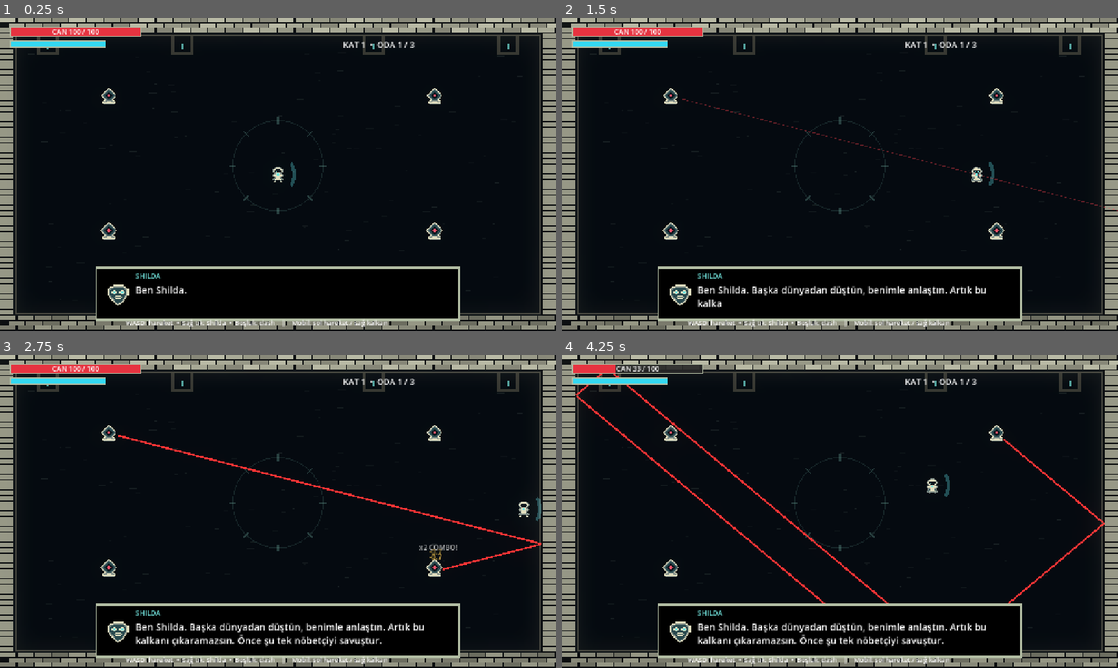
Above: before the commit, frames 1-4 (two rows, left to right).
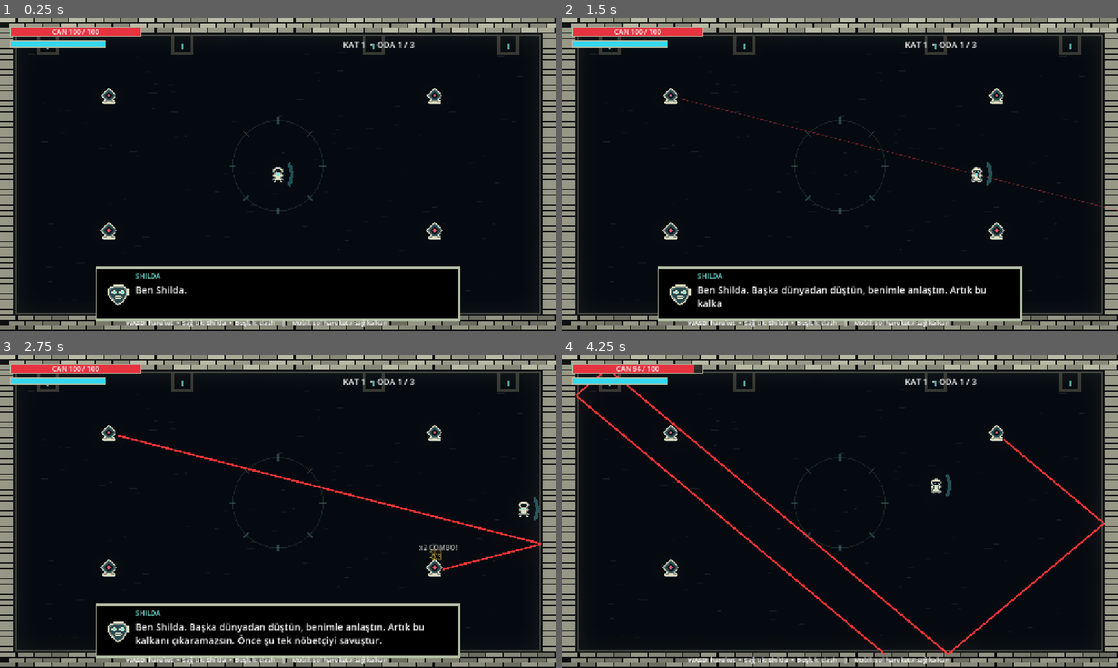
Above: after the commit, the same moments.

Repository: jagwey/Mirror-Soul
Game: Godot game, scene res://scenes/TestDungeon.tscn
The game is run twice, just before and just after one commit, with the same random seed, the same clock (stepped at 60 frames per second) and the same inputs.
Inputs (mouse positions are in pixels of both pictures, inside the frame that each line leads up to):
- Up to frame 1 (0.25 s): no input
- Up to frame 2 (1.5 s): tap Enter at 0.5 s; move the mouse to (962, 158) at 0.52 s; hold D 0.53-1.25 s; click (962, 158) at 0.67 s; tap Space at 0.77 s; drag from (728, 190) to (984, 174) at 1.27 s
- Up to frame 3 (2.75 s): move the mouse to (333, 442) at 2.02 s; hold D from 2.03 s (still down); click (333, 442) at 2.17 s
- Up to frame 4 (4.25 s): release D at 2.75 s; drag from (812, 574) to (673, 464) at 2.77 s; move the mouse to (1006, 558) at 3.52 s; hold A from 3.53 s (still down); click (1006, 558) at 3.67 s; tap Space at 3.77 s

The runs differ from the first frame. In frame 1, less than 0.1% of the frame differs, in the area x 51-54%, y 46-54%; in frame 2, less than 0.1%; in frame 3, less than 0.1%; in frame 4, 4.3%, in the area x 9-83%, y 3-97%.

Commit message:
Implement telekinetic mirror combat

Diff:
--- a/scripts/Enemy.gd
+++ b/scripts/Enemy.gd
@@ -20,6 +20,7 @@
 var _pool: ProjectilePool
 var _next_damage_label_ms := 0
 var _dying := false
+var _knockback := Vector2.ZERO
 
 func _ready() -> void:
 	add_to_group("Enemy")
@@ -43,7 +44,16 @@
 	art.pixel_size = 2.5 if enemy_type == 0 else 4.0
 	add_child(art)
 
+func knockback(v: Vector2) -> void:
+	_knockback = v
+
 func _physics_process(delta: float) -> void:
+	if _dying:
+		return
+	if _knockback != Vector2.ZERO:
+		velocity = _knockback
+		move_and_slide()
+		_knockback = _knockback.move_toward(Vector2.ZERO, 1500.0 * delta)
 	if not is_instance_valid(_player) or _player.dead:
 		return
 	_timer -= delta
@@ -91,7 +101,12 @@
 		_dying = true
 		_show_feedback("✦", Color(1.0, 0.3, 0.2))
 		died.emit()
-		queue_free()
+		modulate = Color(3, 3, 3)
+		_warning.hide()
+		for child in get_children():
+			if child is CollisionShape2D:
+				child.set_deferred("disabled", true)
+		get_tree().create_timer(0.06, true, false, true).timeout.connect(queue_free)
 
 func _show_feedback(message: String, color: Color) -> void:
 	var scene := get_tree().current_scene
--- a/scripts/LaserBeam.gd
+++ b/scripts/LaserBeam.gd
@@ -15,12 +15,15 @@
 var _ray := RayCast2D.new()
 var _lines: Array[Line2D] = []
 var _burst_hits: Dictionary = {}
+var _last_shields: Array[Node] = []
 
 func _ready() -> void:
 	add_to_group("CombatLaser")
 	_ray.top_level = true
 	_ray.enabled = false
 	_ray.collide_with_areas = true
+	_ray.collide_with_bodies = true
+	_ray.collision_mask = 1
 	add_child(_ray)
 
 func _physics_process(delta: float) -> void:
@@ -30,6 +33,7 @@
 	var line_index := 0
 	var max_seen := 0
 	var touched := false
+	var current_shields: Array[Node] = []
 	while not branches.is_empty() and line_index < 32:
 		var branch: Dictionary = branches.pop_back()
 		var origin: Vector2 = branch.origin
@@ -52,6 +56,8 @@
 		max_seen = maxi(max_seen, count)
 		if hit is Node and hit.is_in_group("Shield") and hit.active:
 			touched = true
+			if hit not in current_shields:
+				current_shields.append(hit)
 			var pure: bool = hit.laser_contact(self, delta) or branch.pure
 			if hit.absorbs_laser() or count >= max_bounces:
 				continue
@@ -68,7 +74,7 @@
 			var target: Node = enemy if enemy else hit
 			if not target.has_method("take_damage"):
 				continue
-			var amount: float = damage_per_sec * (3.0 if branch.pure and not friendly else 1.0) * (1 + count) * delta
+			var amount: float = damage_per_sec * (3.0 if branch.pure and not friendly else 1.0) * delta
 			if burst_damage > 0.0:
 				if _burst_hits.has(target.get_instance_id()):
 					continue
@@ -80,6 +86,10 @@
 				target.take_laser_damage(amount)
 			else:
 				target.take_damage(amount)
+	for shield in _last_shields:
+		if is_instance_valid(shield) and shield not in current_shields and shield.has_method("release_laser"):
+			shield.release_laser(self)
+	_last_shields = current_shields
 	if not touched:
 		purified = false
 	if max_seen != bounces:
@@ -98,3 +108,8 @@
 		add_child(line)
 		_lines.append(line)
 	return _lines[index]
+
+func _exit_tree() -> void:
+	for shield in _last_shields:
+		if is_instance_valid(shield) and shield.has_method("release_laser"):
+			shield.release_laser(self)
--- a/scripts/Player.gd
+++ b/scripts/Player.gd
@@ -34,6 +34,9 @@
 @export var stun_time := 2.0
 @export_group("Bullet Time")
 @export var block_time_scale := 0.4
+@export_group("Telekinesis")
+@export var min_offset := 30.0
+@export var max_offset := 180.0
 
 @onready var shield_pivot: Node2D = $ShieldPivot
 @onready var shield: Shield = $ShieldPivot/ShieldArea
@@ -55,6 +58,11 @@
 var _shield_target_angle := 0.0
 var _last_parry_ms := -100000
 var _parry_combo := 0
+var drag_vector := Vector2.ZERO
+var telekinetic_offset := 30.0
+var _target_offset := 30.0
+var _tether: Line2D
+var _hitstop := false
 
 
 func _ready() -> void:
@@ -62,6 +70,11 @@
 	shield.blocked.connect(_on_blocked)
 	shield.lower()
 	stamina_changed.emit(stamina, max_stamina)
+	_tether = Line2D.new()
+	_tether.width = 3.0
+	_tether.default_color = Color(1.5, 1.8, 2.5, 0.8)
+	_tether.z_index = -1
+	add_child(_tether)
 
 
 func _input(event: InputEvent) -> void:
@@ -71,13 +84,16 @@
 		_try_dash()
 	elif event is InputEventMouseButton and event.button_index == MOUSE_BUTTON_RIGHT:
 		if event.pressed:
-			_shield_target_angle = (get_global_mouse_position() - global_position).angle()
+			drag_vector = get_global_mouse_position() - global_position
+			_update_shield_target(drag_vector)
 			shield_pivot.rotation = _shield_target_angle
 			_raise_shield()
 		else:
+			_target_offset = min_offset
 			_lower_shield(true)
 	elif event is InputEventMouseMotion and Input.is_mouse_button_pressed(MOUSE_BUTTON_RIGHT):
-		_shield_target_angle = (get_global_mouse_position() - global_position).angle()
+		drag_vector = get_global_mouse_position() - global_position
+		_update_shield_target(drag_vector)
 		shield_pivot.rotation = lerp_angle(shield_pivot.rotation, _shield_target_angle, aim_immediate_weight)
 	elif event is InputEventScreenTouch:
 		_handle_touch(event)
@@ -106,6 +122,7 @@
 			_move_input = Vector2.ZERO
 		elif e.index == _shield_finger:
 			_shield_finger = -1
+			_target_offset = min_offset
 			_lower_shield(true)
 
 
@@ -117,8 +134,18 @@
 	elif e.index == _shield_finger:
 		var aim := e.position - _shield_origin
 		if aim.length_squared() >= aim_deadzone * aim_deadzone:
-			_shield_target_angle = aim.angle()
+			drag_vector = aim
+			_update_shield_target(aim)
+			if e.velocity.length() > swipe_speed:
+				_target_offset = max_offset
 			shield_pivot.rotation = lerp_angle(shield_pivot.rotation, _shield_target_angle, aim_immediate_weight)
+
+
+func _update_shield_target(aim: Vector2) -> void:
+	if aim.length_squared() < aim_deadzone * aim_deadzone:
+		return
+	_shield_target_angle = aim.angle()
+	_target_offset = clampf(min_offset + aim.length() * 0.75, min_offset, max_offset)
 
 
 func _physics_process(delta: float) -> void:
@@ -128,9 +155,12 @@
 		_move_input = Vector2(float(Input.is_physical_key_pressed(KEY_D)) - float(Input.is_physical_key_pressed(KEY_A)), float(Input.is_physical_key_pressed(KEY_S)) - float(Input.is_physical_key_pressed(KEY_W))).normalized()
 	# Stamina/bullet time run on real time so 0.4x does not slow the drain.
 	var real_delta := delta / maxf(Engine.time_scale, 0.001)
-	if _shield_finger != -1 and shield.active:
+	if shield.active:
 		var weight := 1.0 - exp(-aim_smoothing_speed * real_delta)
 		shield_pivot.rotation = lerp_angle(shield_pivot.rotation, _shield_target_angle, weight)
+	telekinetic_offset = lerpf(telekinetic_offset, _target_offset, 1.0 - exp(-12.0 * real_delta))
+	shield.position.x = telekinetic_offset
+	_tether.points = PackedVector2Array([Vector2.ZERO, to_local(shield.global_position)])
 	if _move_input.length_squared() > 0.01:
 		facing = _move_input.normalized()
 
@@ -144,7 +174,7 @@
 			velocity = Vector2.ZERO
 		State.BLOCKING:
 			velocity = _move_input * move_speed
-			if not shield.is_perfect_window():
+			if not shield.is_perfect_window() and not _hitstop:
 				Engine.time_scale = block_time_scale
 			_change_stamina(-block_drain * real_delta)
 		State.NORMAL:
@@ -213,14 +243,19 @@
 	_last_parry_ms = now
 	if _parry_combo == maxi(2, parry_combo_threshold):
 		perfect_parry_combo.emit(_parry_combo)
-	Engine.time_scale = 1.0
 	_change_stamina(parry_gain)
 	screen_shake()
+	if _hitstop:
+		return
+	_hitstop = true
+	Engine.time_scale = 0.0
+	await get_tree().create_timer(0.05, true, false, true).timeout
+	Engine.time_scale = 1.0
+	_hitstop = false
 
 
 func _on_blocked() -> void:
 	_change_stamina(-block_hit_cost)
-
 
 ## No Camera2D in the scene, so shake the canvas transform directly.
 func screen_shake(strength := 8.0, duration := 0.15) -> void:
@@ -240,6 +275,7 @@
 		return
 	health = maxf(0.0, health - amount)
 	_invulnerable_until = Time.get_ticks_msec() + 700
+	shield.reset_combo()
 	health_changed.emit(health)
 	if health <= 0.0:
 		dead = true
@@ -248,9 +284,10 @@
 
 ## Continuous damage must not be reduced to one tiny frame by projectile invulnerability.
 func take_laser_damage(amount: float) -> void:
-	if dead or state == State.DASHING:
+	if dead or state == State.DASHING or amount <= 0.0:
 		return
 	health = maxf(0.0, health - amount)
+	shield.reset_combo()
 	health_changed.emit(health)
 	if health <= 0.0:
 		dead = true
--- a/scripts/PooledProjectile.gd
+++ b/scripts/PooledProjectile.gd
@@ -45,10 +45,41 @@
 func _physics_process(delta: float) -> void:
 	if not in_use:
 		return
-	global_position += velocity * delta
+	var next_position := global_position + velocity * delta
+	# A swept ray catches small hurtboxes crossed between physics frames.
+	if reflected and velocity.length_squared() > 0.0:
+		var query := PhysicsRayQueryParameters2D.create(global_position, next_position, 1)
+		query.collide_with_areas = true
+		var exclusions: Array[RID] = []
+		for node in get_tree().get_nodes_in_group("Player") + get_tree().get_nodes_in_group("Shield"):
+			if node is CollisionObject2D:
+				exclusions.append(node.get_rid())
+		query.exclude = exclusions
+		var hit := get_world_2d().direct_space_state.intersect_ray(query)
+		if not hit.is_empty():
+			var collider: Object = hit.collider
+			var enemy := DamageTarget.enemy_from(collider) if collider is Node else null
+			if enemy:
+				global_position = hit.position
+				DamageTarget.apply_enemy_damage(enemy, damage)
+				pool.recycle(self)
+				return
+			if collider is Node and collider.is_in_group("ReflectiveWall"):
+				pool.recycle(self)
+				return
+	global_position = next_position
 	lifetime -= delta
 	if lifetime <= 0.0:
 		pool.recycle(self)
+		return
+	# Fast reflected shots can skip enter signals; overlap scan is the fallback.
+	if reflected and monitoring:
+		for other in get_overlapping_bodies() + get_overlapping_areas():
+			var enemy := DamageTarget.enemy_from(other)
+			if enemy:
+				DamageTarget.apply_enemy_damage(enemy, damage)
+				pool.recycle(self)
+				return
 
 func _on_body_entered(body: Node2D) -> void:
 	if not in_use:
--- a/scripts/Shield.gd
+++ b/scripts/Shield.gd
@@ -4,9 +4,14 @@
 signal parried
 signal blocked
 signal upgrade_picked(upgrade_id: String)
+signal reflection_committed(combo: int)
 const PURE_COLOR := Color(2.0, 2.0, 2.0)
 @export var perfect_window := 0.15
 @export var parry_multiplier := 3.0
+@export var smash_speed := 900.0 ## px/s swing that counts as a smash
+@export var impact_speed := 400.0
+@export var impact_damage := 15.0
+@export var impact_knockback := 500.0
 @onready var _collision: CollisionPolygon2D = $CollisionPolygon2D
 var active := false
 var prism_count := 1
@@ -17,10 +22,65 @@
 var stored_damage := 0.0
 var _raised_ms := 0
 var _touched_lasers: Array[Node] = []
+var reflection_combo := 0
+var shield_velocity := Vector2.ZERO
+var _last_pos := Vector2.ZERO
+var _impact_ms: Dictionary = {}
 
 func _ready() -> void:
 	collision_mask = 3
 	area_entered.connect(_on_area_entered)
+	body_entered.connect(_on_body_entered)
+	_last_pos = global_position
+
+func _physics_process(delta: float) -> void:
+	# Real time so bullet time does not inflate the swing speed.
+	var real_delta := delta / maxf(Engine.time_scale, 0.001)
+	shield_velocity = (global_position - _last_pos) / maxf(real_delta, 0.0001)
+	_last_pos = global_position
+	if active and not is_ghost and shield_velocity.length() > impact_speed:
+		for body in get_overlapping_bodies():
+			_on_body_entered(body)
+
+func reset_combo() -> void:
+	reflection_combo = 0
+	set_deferred("scale", Vector2.ONE)
+
+func _record_reflection() -> void:
+	if is_ghost:
+		return
+	reflection_combo += 1
+	var size_multiplier := minf(1.8, 1.0 + reflection_combo * 0.15)
+	set_deferred("scale", Vector2.ONE * size_multiplier)
+	reflection_committed.emit(reflection_combo)
+
+func release_laser(laser: Node) -> void:
+	_touched_lasers.erase(laser)
+
+func _is_smash() -> bool:
+	return not is_ghost and (is_perfect_window() or (active and shield_velocity.length() > smash_speed))
+
+## Telekinetic Impact: ramming the mirror into an enemy.
+func _on_body_entered(body: Node2D) -> void:
+	if not active or is_ghost or shield_velocity.length() <= impact_speed:
+		return
+	var enemy := DamageTarget.enemy_from(body)
+	if enemy:
+		_impact_enemy(enemy)
+
+func _impact_enemy(enemy: Node) -> void:
+	if not active or is_ghost or shield_velocity.length() <= impact_speed:
+		return
+	if enemy is Node2D and shield_velocity.dot(global_position.direction_to(enemy.global_position)) <= 0.0:
+		return
+	var now := Time.get_ticks_msec()
+	if now - int(_impact_ms.get(enemy.get_instance_id(), -100000)) < 300:
+		return
+	_impact_ms[enemy.get_instance_id()] = now
+	DamageTarget.apply_enemy_damage(enemy, impact_damage)
+	if enemy.has_method("knockback"):
+		enemy.knockback(shield_velocity.normalized() * impact_knockback)
+	parried.emit()
 
 func apply_upgrade(upgrade: MirrorUpgrade) -> void:
 	var upgrade_id := ""
@@ -63,8 +123,6 @@
 	return active and Time.get_ticks_msec() - _raised_ms <= perfect_window * 1000.0
 
 func aimed_direction(direction: Vector2, origin_pos: Vector2) -> Vector2:
-	if not auto_aim_enabled:
-		return direction.normalized()
 	var nearest: Node2D
 	var closest := INF
 	for enemy in get_tree().get_nodes_in_group("Enemy"):
@@ -76,7 +134,8 @@
 	if nearest == null:
 		return direction.normalized()
 	var desired := origin_pos.direction_to(nearest.global_position)
-	return direction.normalized().rotated(direction.angle_to(desired) * 0.35)
+	# Base 40% bend toward the nearest enemy; the auto-aim upgrade strengthens it.
+	return direction.normalized().rotated(direction.angle_to(desired) * (0.7 if auto_aim_enabled else 0.4))
 
 ## Reflect from the aimed shield plane, not a sloped polygon edge.
 func reflection_normal() -> Vector2:
@@ -90,7 +149,13 @@
 	return result
 
 func _on_area_entered(area: Area2D) -> void:
-	if not active or not area.is_in_group("EnemyProjectile") or not ("velocity" in area):
+	if not active:
+		return
+	var enemy := DamageTarget.enemy_from(area)
+	if enemy:
+		_impact_enemy(enemy)
+		return
+	if not area.is_in_group("EnemyProjectile") or not ("velocity" in area):
 		return
 	var normal := reflection_normal()
 	var v: Vector2 = area.velocity
@@ -106,7 +171,9 @@
 		blocked.emit()
 		return
 	v = v.bounce(normal)
-	if is_perfect_window() and not is_ghost:
+	_record_reflection()
+	var moving_toward_projectile := shield_velocity.length() > smash_speed and shield_velocity.dot(global_position.direction_to(area.global_position)) > 0.0
+	if not is_ghost and (is_perfect_window() or moving_toward_projectile):
 		v *= parry_multiplier
 		if "damage" in area:
 			area.damage *= parry_multiplier
@@ -136,11 +203,16 @@
 			blocked.emit()
 		return false
 	if laser in _touched_lasers:
+		if not laser.purified and not is_ghost and laser is Node2D and shield_velocity.length() > smash_speed and shield_velocity.dot(global_position.direction_to(laser.global_position)) > 0.0:
+			laser.purified = true
+			parried.emit()
 		return laser.purified
 	_touched_lasers.append(laser)
 	if is_ghost:
 		return false
-	if is_perfect_window():
+	_record_reflection()
+	var toward_source := laser is Node2D and shield_velocity.dot(global_position.direction_to(laser.global_position)) > 0.0
+	if is_perfect_window() or (shield_velocity.length() > smash_speed and toward_source):
 		parried.emit()
 		laser.purified = true
 		return true
--- a/tests/control_and_hits.gd
+++ b/tests/control_and_hits.gd
@@ -33,6 +33,10 @@
 	player._input(touch)
 	check(not player.shield.active and player.state == player.State.NORMAL, "Shield did not close on release")
 	player.shield_pivot.rotation = 0.0
+	player._shield_target_angle = 0.0
+	player._target_offset = player.min_offset
+	player.telekinetic_offset = player.min_offset
+	player.shield.position.x = player.min_offset
 	player.shield.raise()
 	var enemy := Enemy.new()
 	enemy.max_health = 1.0
--- /dev/null
+++ b/tests/shield_combo.gd
@@ -0,0 +1,31 @@
+extends SceneTree
+func _initialize() -> void:
+	_run.call_deferred()
+func _run() -> void:
+	var world := Node2D.new()
+	root.add_child(world)
+	current_scene = world
+	var player = load("res://scenes/Player.tscn").instantiate()
+	world.add_child(player)
+	await physics_frame
+	var shield: Shield = player.shield
+	shield.raise()
+	var beams: Array[Node] = []
+	for i in 8:
+		var beam = load("res://scripts/LaserBeam.gd").new()
+		world.add_child(beam)
+		beam.set_physics_process(false)
+		beams.append(beam)
+		shield.laser_contact(beam, 0.016)
+		shield.laser_contact(beam, 0.016)
+		assert(shield.reflection_combo == i + 1, "Repeated beam contact must count only once")
+	await process_frame
+	assert(is_equal_approx(shield.scale.x, 1.8), "Combo size must stop at 1.8x")
+	shield.release_laser(beams[0])
+	shield.laser_contact(beams[0], 0.016)
+	assert(shield.reflection_combo == 9, "Returning beam contact should count")
+	shield.reset_combo()
+	await process_frame
+	assert(shield.reflection_combo == 0 and is_equal_approx(shield.scale.x, 1.0), "Damage reset should restore size")
+	print("Shield combo tests: PASS")
+	quit()
